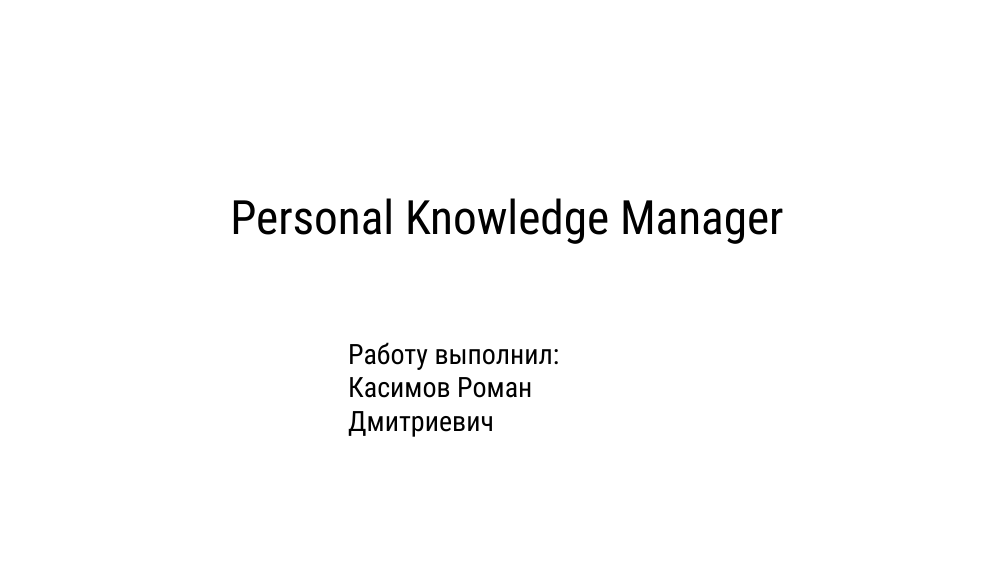
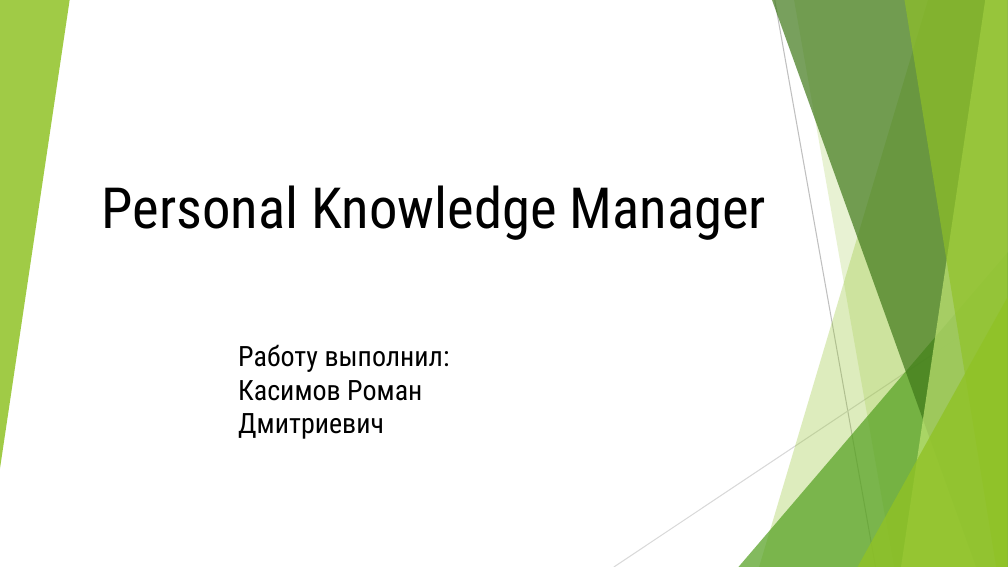
Before and after one commit to Chel1k-py/Personal-Kniwledge-Manager, a slide deck: slide 1 of PKM.pptx. Drawn at 1008x567 pixels with LibreOffice and Linux fonts; fonts in the diff are those of the drawing. Boxes give left, top, right and bottom in pixels: in the first picture for what was removed or moved away, otherwise in the second. Text is boxed around its words. In the diff, an @@ line names an element or a change of style, - is before the commit and + after.

```diff
--- a/PKM.pptx
+++ b/PKM.pptx
@@ group added at (0, 0, 1008, 567): 5 freeform shapes, 3 triangles, 2 lines @@
@@ title "Personal Knowledge Manager": place and size @@
-title "Personal Knowledge Manager" at (230, 198, 783, 244)
+title "Personal Knowledge Manager" at (102, 185, 766, 240)
@@ title "Personal Knowledge Manager" at (102, 185, 766, 240): size 33.8 to 40.5 pt; alignment centre to right @@
@@ text "Работу выполнил:": place and size @@
-text "Работу выполнил:" at (348, 342, 560, 437)
+text "Работу выполнил:" at (238, 344, 450, 439)
```
Also in this commit, not shown: 6 other slides changed.
